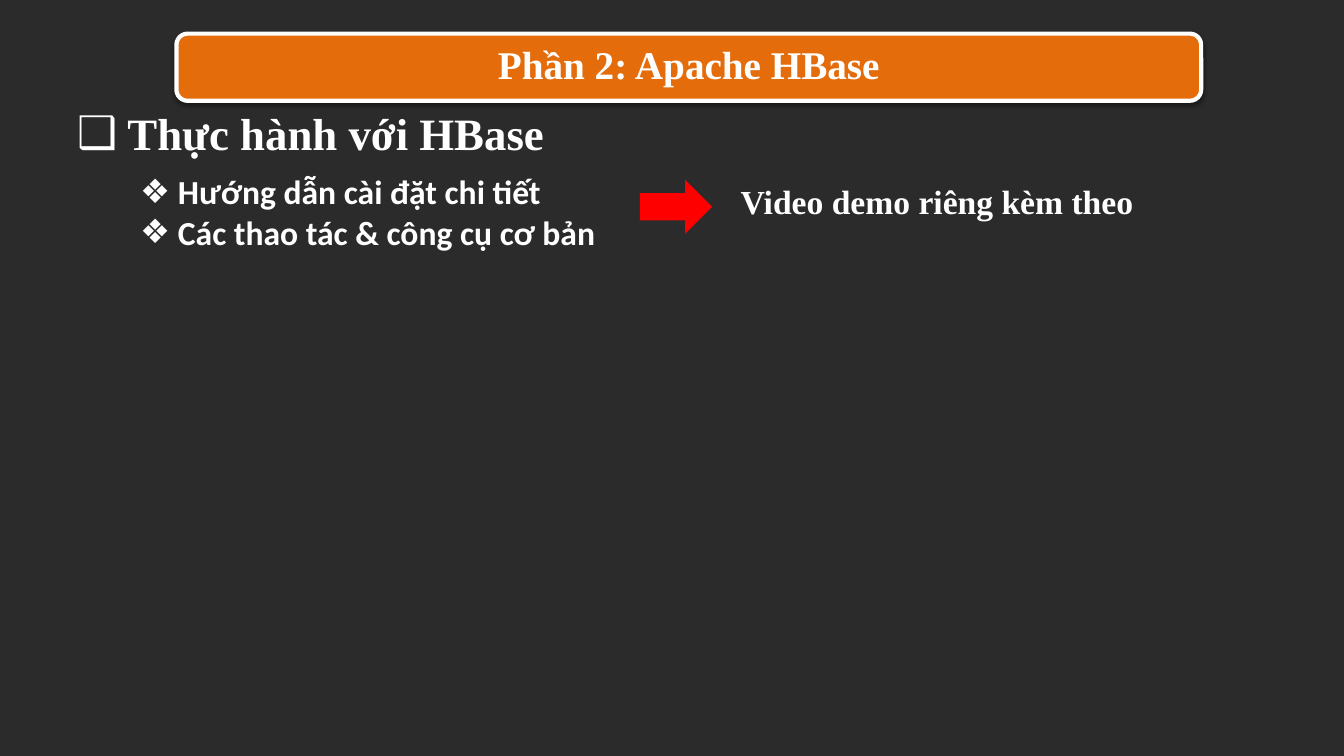
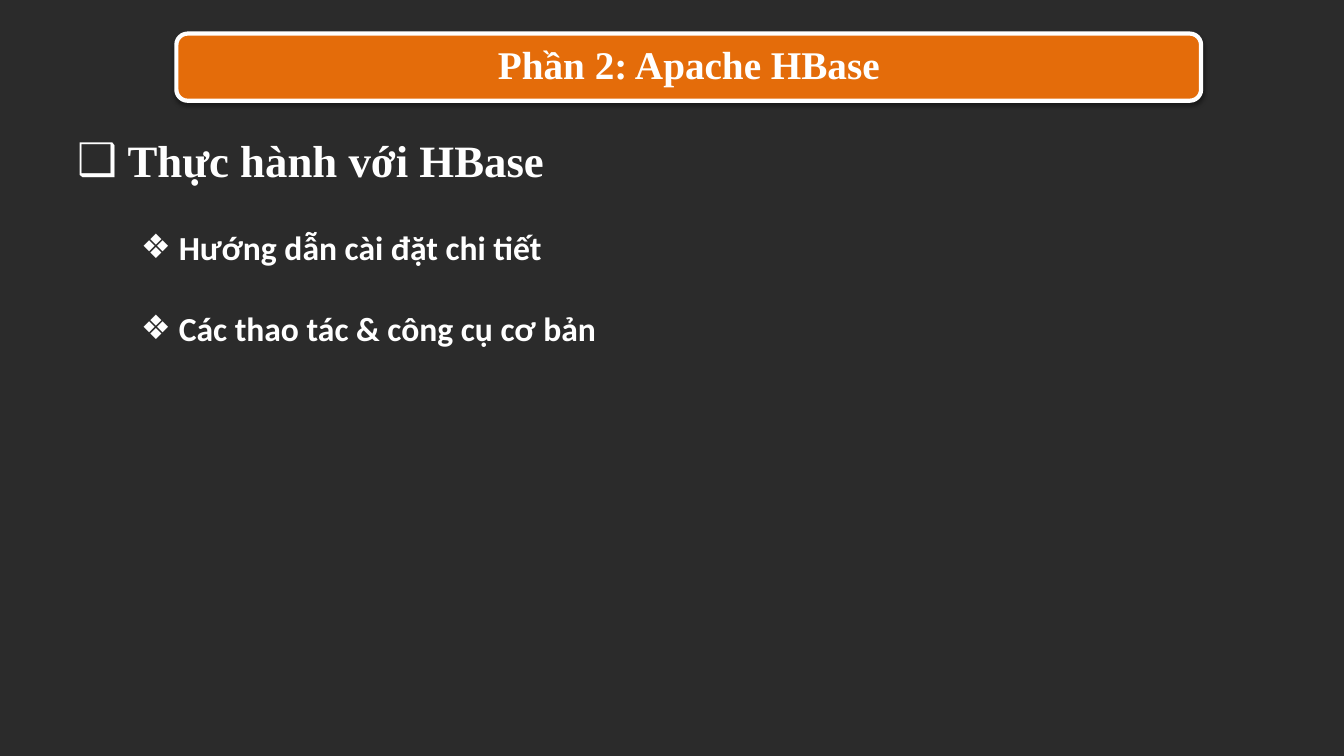
Before and after one commit to trandinhlam/document, a slide deck: slide 13 of CSDLNangCao/final/5. File Thuyet Trinh/N14_R_HBase_20210311.pptx. Drawn at 1344x756 pixels with LibreOffice and Linux fonts; fonts in the diff are those of the drawing; background and template pictures are left out; a plain dark background stands for a picture behind light text. Boxes give left, top, right and bottom in pixels: in the first picture for what was removed or moved away, otherwise in the second. Text is boxed around its words. In the diff, an @@ line names an element or a change of style, - is before the commit and + after.

```diff
--- a/CSDLNangCao/final/5. File Thuyet Trinh/N14_R_HBase_20210311.pptx
+++ b/CSDLNangCao/final/5. File Thuyet Trinh/N14_R_HBase_20210311.pptx
@@ text "Thực hành với HBase": place and size @@
-text "Thực hành với HBase" at [127,119,543,159]
+text "Thực hành với HBase" at [128,146,543,186]
@@ right arrow removed at [640,179,713,234] @@
@@ text removed at [741,190,1134,221] @@
-Video demo riêng kèm theo
@@ text "Hướng dẫn cài đặt chi ...": place and size @@
-text "Hướng dẫn cài đặt chi ..." at [178,177,595,251]
+text "Hướng dẫn cài đặt chi ..." at [179,232,596,347]
@@ text "Hướng dẫn cài đặt chi ..." at [179,232,596,347]: indent changed @@
```
Also in this commit, not shown: 20 other slides changed, 1 slide added, 7 other files.
